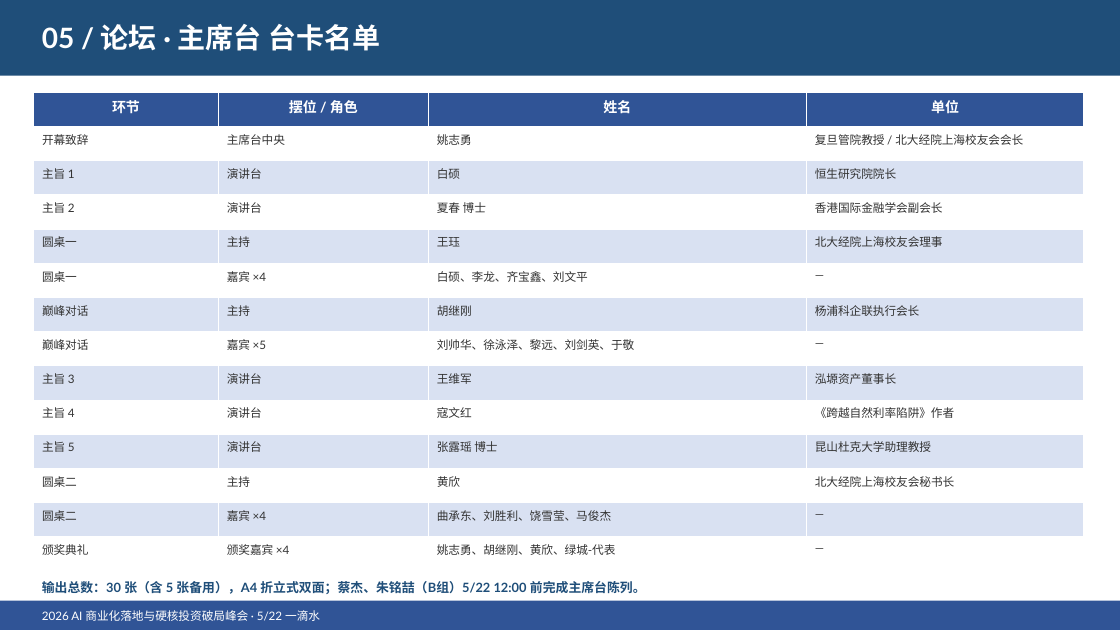
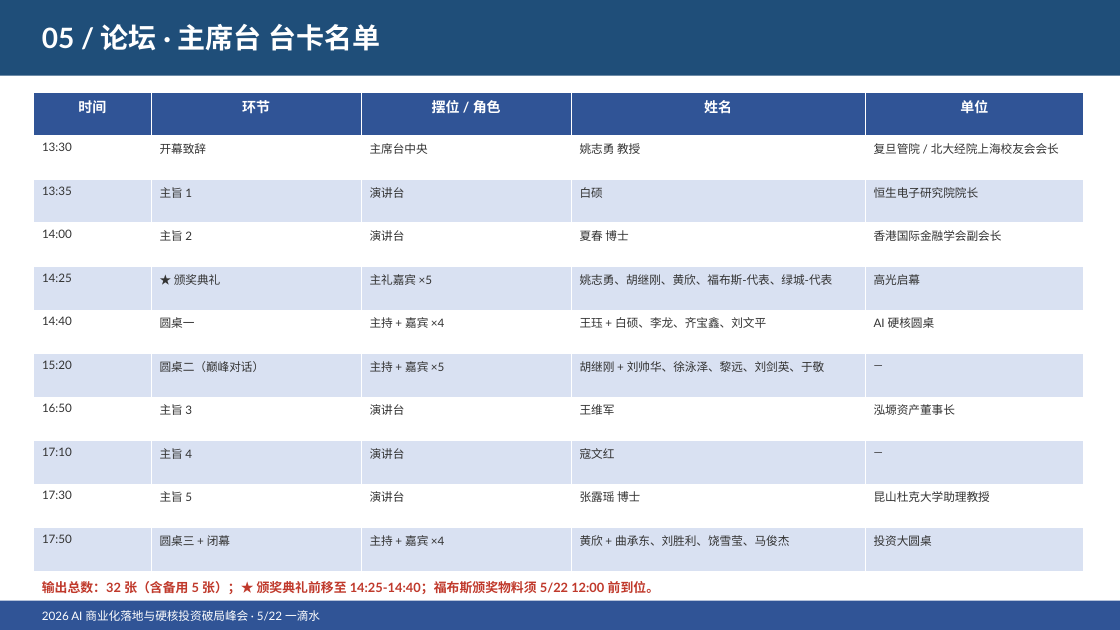
Before and after one commit to hujigang2010-maker/AIDEN, a slide deck: slide 7 of 5月22日峰会/导出文件/2026峰会会务汇报.pptx. Drawn at 1120x630 pixels with LibreOffice and Linux fonts; fonts in the diff are those of the drawing. Boxes give left, top, right and bottom in pixels: in the first picture for what was removed or moved away, otherwise in the second. Text is boxed around its words. In the diff, an @@ line names an element or a change of style, - is before the commit and + after.

```diff
--- a/5月22日峰会/导出文件/2026峰会会务汇报.pptx
+++ b/5月22日峰会/导出文件/2026峰会会务汇报.pptx
@@ table at <box>34,92,1084,571</box> @@
-环节 | 摆位 / 角色 | 姓名 | 单位
-开幕致辞 | 主席台中央 | 姚志勇 | 复旦管院教授 / 北大经院上海校友会会长
-主旨 1 | 演讲台 | 白硕 | 恒生研究院院长
-主旨 2 | 演讲台 | 夏春 博士 | 香港国际金融学会副会长
-圆桌一 | 主持 | 王珏 | 北大经院上海校友会理事
-圆桌一 | 嘉宾 ×4 | 白硕、李龙、齐宝鑫、刘文平 | —
-巅峰对话 | 主持 | 胡继刚 | 杨浦科企联执行会长
-巅峰对话 | 嘉宾 ×5 | 刘帅华、徐泳泽、黎远、刘剑英、于敬 | —
-主旨 3 | 演讲台 | 王维军 | 泓塬资产董事长
-主旨 4 | 演讲台 | 寇文红 | 《跨越自然利率陷阱》作者
-主旨 5 | 演讲台 | 张露瑶 博士 | 昆山杜克大学助理教授
-圆桌二 | 主持 | 黄欣 | 北大经院上海校友会秘书长
-圆桌二 | 嘉宾 ×4 | 曲承东、刘胜利、饶雪莹、马俊杰 | —
-颁奖典礼 | 颁奖嘉宾 ×4 | 姚志勇、胡继刚、黄欣、绿城-代表 | —
+时间 | 环节 | 摆位 / 角色 | 姓名 | 单位
+13:30 | 开幕致辞 | 主席台中央 | 姚志勇 教授 | 复旦管院 / 北大经院上海校友会会长
+13:35 | 主旨 1 | 演讲台 | 白硕 | 恒生电子研究院院长
+14:00 | 主旨 2 | 演讲台 | 夏春 博士 | 香港国际金融学会副会长
+14:25 | ★ 颁奖典礼 | 主礼嘉宾 ×5 | 姚志勇、胡继刚、黄欣、福布斯-代表、绿城-代表 | 高光启幕
+14:40 | 圆桌一 | 主持 + 嘉宾 ×4 | 王珏 + 白硕、李龙、齐宝鑫、刘文平 | AI 硬核圆桌
+15:20 | 圆桌二（巅峰对话） | 主持 + 嘉宾 ×5 | 胡继刚 + 刘帅华、徐泳泽、黎远、刘剑英、于敬 | —
+16:50 | 主旨 3 | 演讲台 | 王维军 | 泓塬资产董事长
+17:10 | 主旨 4 | 演讲台 | 寇文红 | —
+17:30 | 主旨 5 | 演讲台 | 张露瑶 博士 | 昆山杜克大学助理教授
+17:50 | 圆桌三 + 闭幕 | 主持 + 嘉宾 ×4 | 黄欣 + 曲承东、刘胜利、饶雪莹、马俊杰 | 投资大圆桌
@@ text at <box>42,581,659,594</box>: text changed; text colour #1F4E79 to #C0392B @@
-输出总数：30 张（含 5 张备用），A4 折立式双面；蔡杰、朱铭喆（B组）5/22 12:00 前完成主席台陈列。
+输出总数：32 张（含备用 5 张）；★ 颁奖典礼前移至 14:25-14:40；福布斯颁奖物料须 5/22 12:00 前到位。
```
Also in this commit, not shown: 9 other slides changed, 11 other files.
